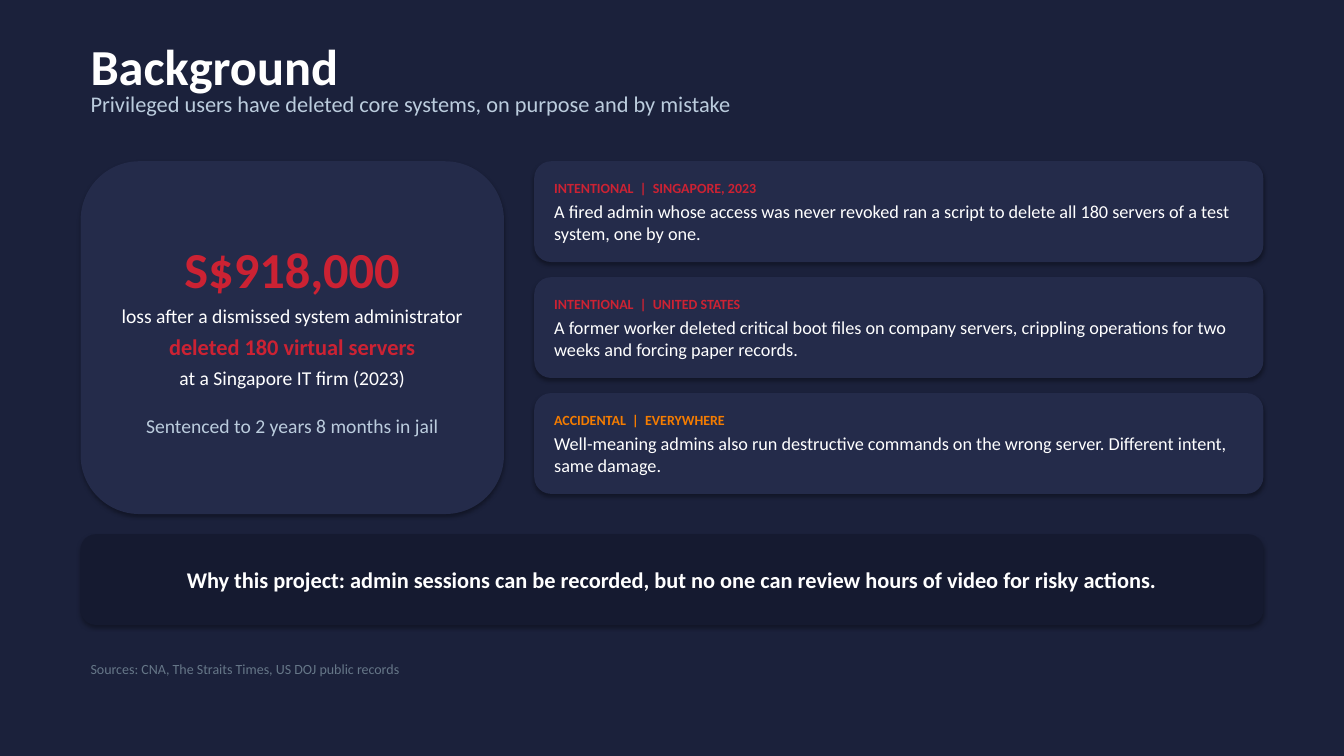
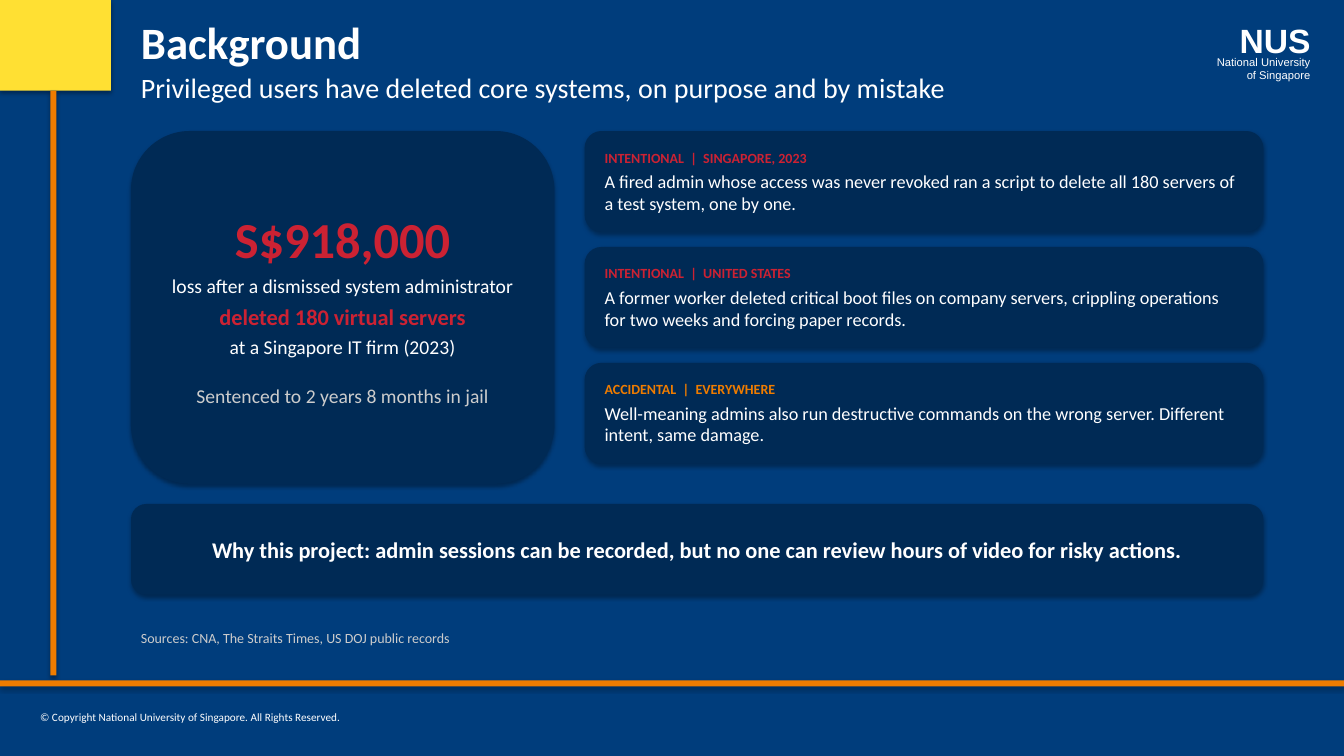
Before and after one commit to laxmi1707/PatternRecognSystem-Video2Text, a slide deck: slide 2 of presentation/Video2Knowledge_Final.pptx. Drawn at 1344x756 pixels with LibreOffice and Linux fonts; fonts in the diff are those of the drawing. Boxes give left, top, right and bottom in pixels: in the first picture for what was removed or moved away, otherwise in the second. Text is boxed around its words. In the diff, an @@ line names an element or a change of style, - is before the commit and + after.

Commit message:
feat: apply NUS ISS PowerPoint template to all presentations
- Add shared nus_iss_template.py with NUS official colors, slide layouts
- Update all 12 create_*.py scripts to use NUS ISS branding
- Navy blue background, orange text, sidebar decoration, NUS logo, footer

```diff
--- a/presentation/Video2Knowledge_Final.pptx
+++ b/presentation/Video2Knowledge_Final.pptx
@@ background #1B213B to #003D7C @@
@@ rectangle added at [0,0,111,91], fill #FFE033 @@
@@ text "Background": place and size @@
-text "Background" at [91,49,339,97]
+text "Background" at [141,27,361,67]
@@ text "Background" at [141,27,361,67]: size 36 to 32 pt @@
@@ text added at [1240,29,1311,60], 24 pt, text #FFFFFF, bold @@
+NUS
@@ text added at [1217,58,1310,82], 8 pt, text #FFFFFF @@
+National University
+of Singapore
@@ text "Privileged users have deleted core ...": place and size @@
-text "Privileged users have deleted core ..." at [91,96,730,116]
+text "Privileged users have deleted core ..." at [141,78,945,103]
@@ text "Privileged users have deleted core ..." at [141,78,945,103]: size 16 to 20 pt, text colour #BBCCDD to #FFFFFF @@
@@ rectangle added at [50,91,56,676], fill #EF7C00 @@
@@ fill #242B4A to #002A55 in 4 elements at [585,131,1263,232], [585,247,1263,348], [585,363,1263,464], [131,131,555,484] @@
@@ rounded rectangle "S$918,000": place and size @@
-rounded rectangle "S$918,000" at [81,161,504,514]
+rounded rectangle "S$918,000" at [131,131,555,484]
@@ rounded rectangle "INTENTIONAL | SINGAPORE, 2023": place and size @@
-rounded rectangle "INTENTIONAL | SINGAPORE, 2023" at [534,161,1263,262]
+rounded rectangle "INTENTIONAL | SINGAPORE, 2023" at [585,131,1263,232]
@@ rounded rectangle "INTENTIONAL | UNITED STATES": place and size @@
-rounded rectangle "INTENTIONAL | UNITED STATES" at [534,277,1263,378]
+rounded rectangle "INTENTIONAL | UNITED STATES" at [585,247,1263,348]
@@ text in rounded rectangle at [196,389,488,407]: text colour #BBCCDD to #CCCCCC in "Sentenced to 2 years 8 months in ..." @@
@@ rounded rectangle "ACCIDENTAL | EVERYWHERE": place and size @@
-rounded rectangle "ACCIDENTAL | EVERYWHERE" at [534,393,1263,494]
+rounded rectangle "ACCIDENTAL | EVERYWHERE" at [585,363,1263,464]
@@ text in rounded rectangle at [605,385,776,394]: text colour #F57C00 to #EF7C00 in "ACCIDENTAL | EVERYWHERE" @@
@@ rounded rectangle "Why this project: admin sessions ...": place and size @@
-rounded rectangle "Why this project: admin sessions ..." at [81,534,1263,625]
+rounded rectangle "Why this project: admin sessions ..." at [131,504,1263,595]
@@ rounded rectangle "Why this project: admin sessions ..." at [131,504,1263,595]: fill #151A30 to #002A55 @@
@@ text "Sources: CNA, The Straits Times, ...": place and size @@
-text "Sources: CNA, The Straits Times, ..." at [91,664,399,676]
+text "Sources: CNA, The Straits Times, ..." at [141,633,449,646]
@@ text "Sources: CNA, The Straits Times, ..." at [141,633,449,646]: text colour #667788 to #CCCCCC @@
@@ rectangle added at [0,681,1344,687], fill #EF7C00 @@
@@ text added at [52,713,340,723], 8 pt, text #FFFFFF @@
+© Copyright National University of Singapore. All Rights Reserved.
```
Also in this commit, not shown: 14 other slides changed, 24 other files.
